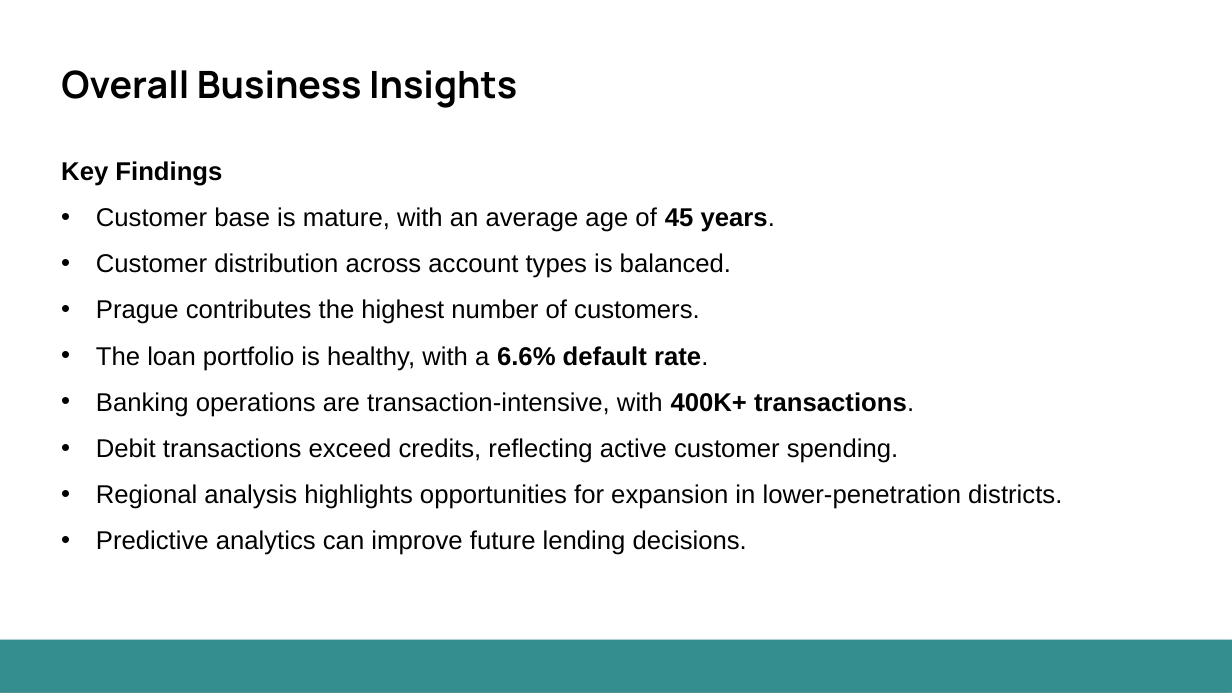
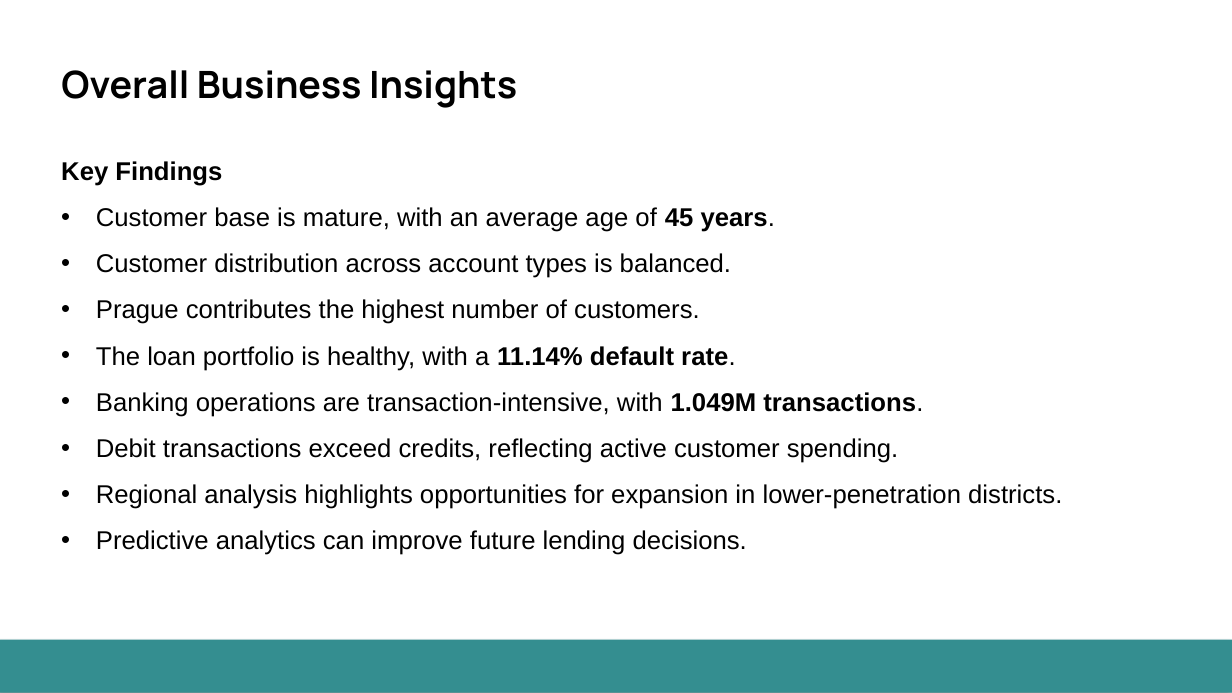
Before and after one commit to itsaakashanalytics-ship-it/CZ-Bank-DATA-Analysis-Project, a slide deck: slide 55 of PRP PROJECT 1 - FINAL PPT.pptx (slide 49 before the commit). Drawn at 1232x693 pixels with LibreOffice and Linux fonts; fonts in the diff are those of the drawing. Boxes give left, top, right and bottom in pixels: in the first picture for what was removed or moved away, otherwise in the second. Text is boxed around its words. In the diff, an @@ line names an element or a change of style, - is before the commit and + after.

```diff
--- a/PRP PROJECT 1 - FINAL PPT.pptx
+++ b/PRP PROJECT 1 - FINAL PPT.pptx
@@ text at (96,346,923,417): text changed @@
-• The loan portfolio is healthy, with a 6.6% default rate.
-• Banking operations are transaction-intensive, with 400K+ transactions.
+• The loan portfolio is healthy, with a 11.14% default rate.
+• Banking operations are transaction-intensive, with 1.049M transactions.
```
Also in this commit, not shown: 25 other slides changed, 10 slides added, 1 slide removed, 2 other files.
